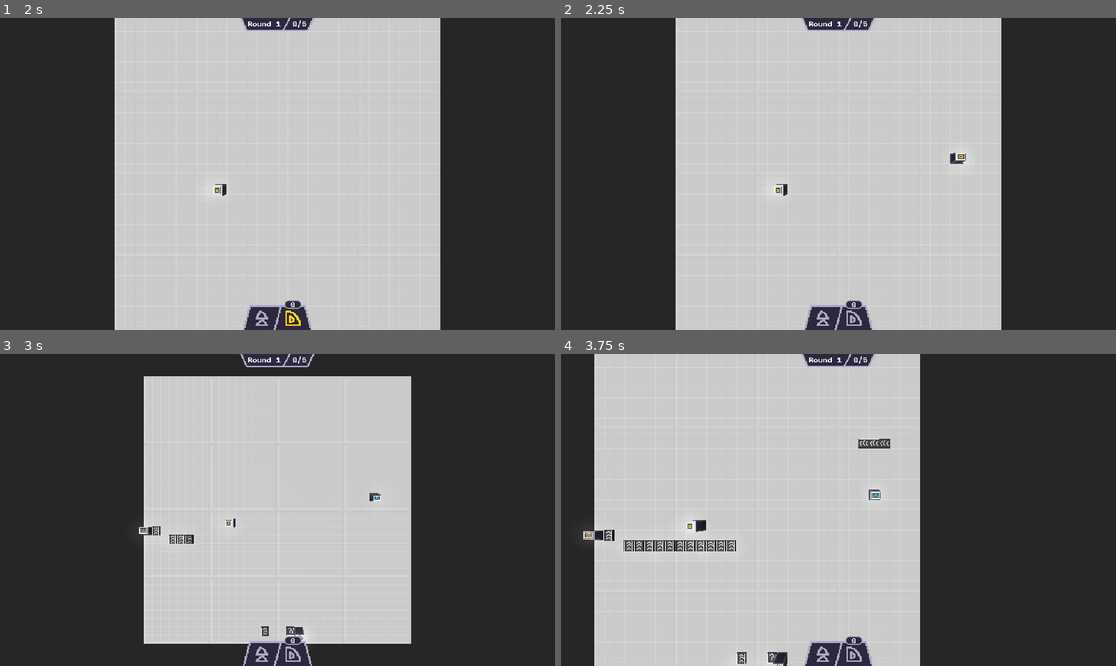
Above: before the commit, frames 1-4 (two rows, left to right).
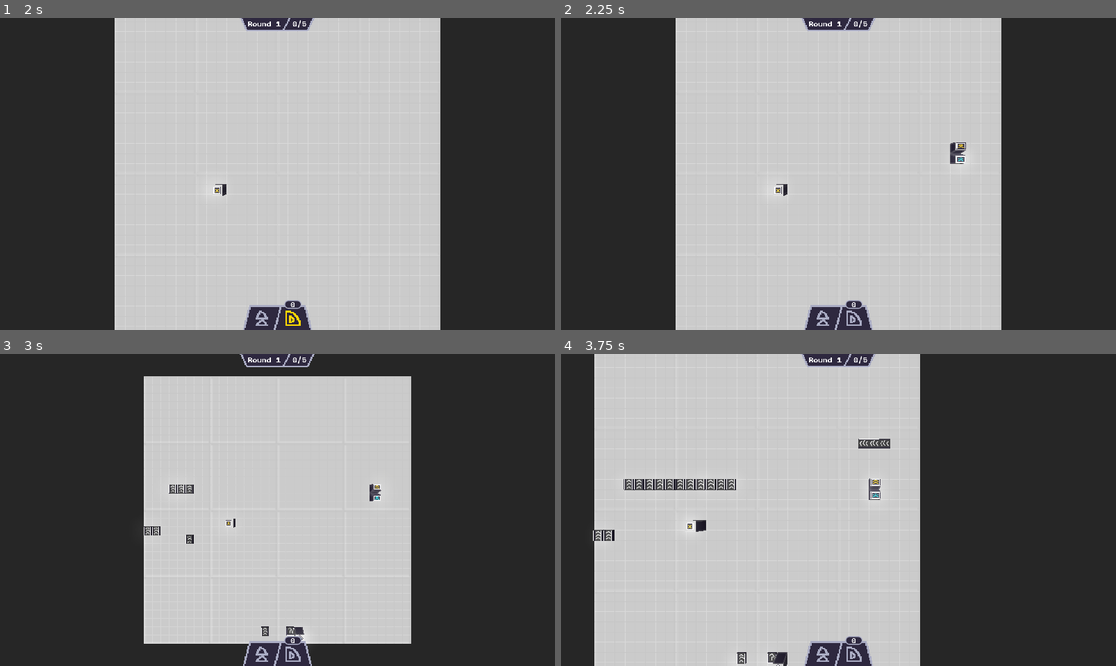
Above: after the commit, the same moments.

Repository: apia46/ThingDeliverer
Game: Godot game, scene res://scenes/game.tscn
The game is run twice, just before and just after one commit, with the same random seed, the same clock (stepped at 60 frames per second) and the same inputs.
Inputs (mouse positions are in pixels of both pictures, inside the frame that each line leads up to):
- Up to frame 1 (2 s): click (260, 317) at 0.5 s; click "0" at 1.25 s
- Up to frame 2 (2.25 s): tap Enter at 2 s; move the mouse to (960, 158) at 2.02 s; hold D from 2.03 s (still down); hold Shift from 2.03 s (still down); click (960, 158) at 2.17 s
- Up to frame 3 (3 s): tap Space at 2.27, 2.75 s; release D at 2.75 s; release Shift at 2.75 s; drag from (166, 525) to (249, 572) at 2.77 s
- Up to frame 4 (3.75 s): move the mouse to (894, 441) at 3.52 s; hold D from 3.53 s (still down); tap Q at 3.6 s; click (894, 441) at 3.67 s

Frame 1 is identical in both runs. In frame 2, 0.1% of the frame differs, in the area x 70-73%, y 39-47%; in frame 3, 0.3%; in frame 4, 1.6%, in the area x 4-58%, y 39-64%.

Commit message:
implemented undergrounds finally

Diff:
--- a/scripts/entities/undergroundInput.gd
+++ b/scripts/entities/undergroundInput.gd
@@ -28,3 +28,7 @@
 
 func asNodeInputFrom(node:PathNode) -> PathNode:
 	return pathNode if node.position != position + U.rotate(Vector2i(0,-1), rotation) else null
+
+func delete() -> void:
+	super()
+	game.undergroundsAvailable += 1
--- a/scripts/entities/undergroundOutput.gd
+++ b/scripts/entities/undergroundOutput.gd
@@ -35,5 +35,6 @@
 func asNodeOutputTo(node:PathNode) -> PathNode: return pathNode if node.position == position + U.rotate(Vector2i(0,1), rotation) else null
 
 func delete() -> void:
+	if pathNode.previousNode: pathNode.previousNode.entity.delete()
 	if itemDisplay: scene.items.removeDisplay(itemDisplay)
 	super()
--- a/scripts/game.gd
+++ b/scripts/game.gd
@@ -80,6 +80,17 @@
 		upperCameraHeight = intendedCameraHeight
 
 	FLOOR_MATERIAL.set_shader_parameter("interpolation", clamp(cameraPosition.y * 0.05 - 0.75, 0, 1))
+
+	if objectToPlace == UndergroundOutput:
+		var inputPosition = undergroundInputStoredNode.position
+		if U.isVertical(currentRotation):
+			cursorPosition.x = previousCursorPosition.x
+			if currentRotation == U.ROTATIONS.DOWN: cursorPosition.y = clamp(cursorPosition.y, inputPosition.y - 5, inputPosition.y - 1)
+			else: cursorPosition.y = clamp(cursorPosition.y, inputPosition.y + 1, inputPosition.y + 5)
+		if U.isHorizontal(currentRotation):
+			cursorPosition.y = previousCursorPosition.y
+			if currentRotation == U.ROTATIONS.RIGHT: cursorPosition.x = clamp(cursorPosition.x, inputPosition.x - 5, inputPosition.x - 1)
+			else: cursorPosition.x = clamp(cursorPosition.x, inputPosition.x + 1, inputPosition.x + 5)
 	cursor.position = U.fxz(cursorPosition) + U.v3(0.5)
 
 	if paused: cycle += delta
@@ -181,7 +192,6 @@
 func delete() -> Entity:
 	var entityPresent: Entity = scene.getEntity(cursorPosition)
 	if entityPresent is InputOutput: return null
-	if entityPresent is UndergroundInput: undergroundsAvailable += 1
 	return scene.deleteEntity(cursorPosition)
 
 func tryZoomIn() -> void:
--- a/scripts/utilities.gd
+++ b/scripts/utilities.gd
@@ -24,6 +24,9 @@
 static func r270(rot:ROTATIONS) -> ROTATIONS: return (rot + 3) % 4 as ROTATIONS
 
 static func rNeg(rot:ROTATIONS) -> ROTATIONS: return (4 - rot if rot % 2 == 1 else rot) as ROTATIONS
+
+static func isVertical(rot:ROTATIONS) -> bool: return rot % 2 == 0
+static func isHorizontal(rot:ROTATIONS) -> bool: return rot % 2 == 1
 
 static func rotate(vector:Vector2i, rot:ROTATIONS) -> Vector2i:
 	match rot:
